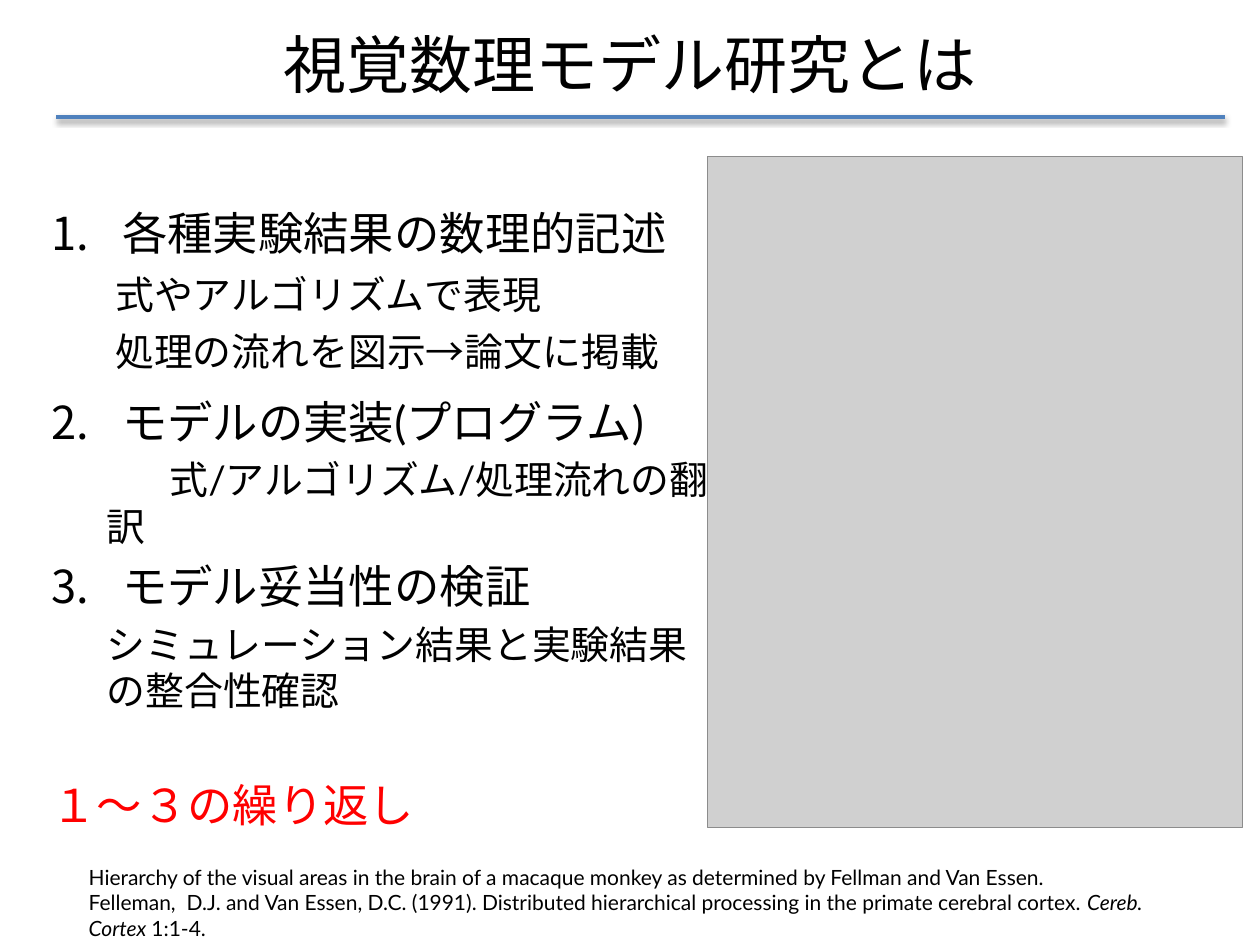
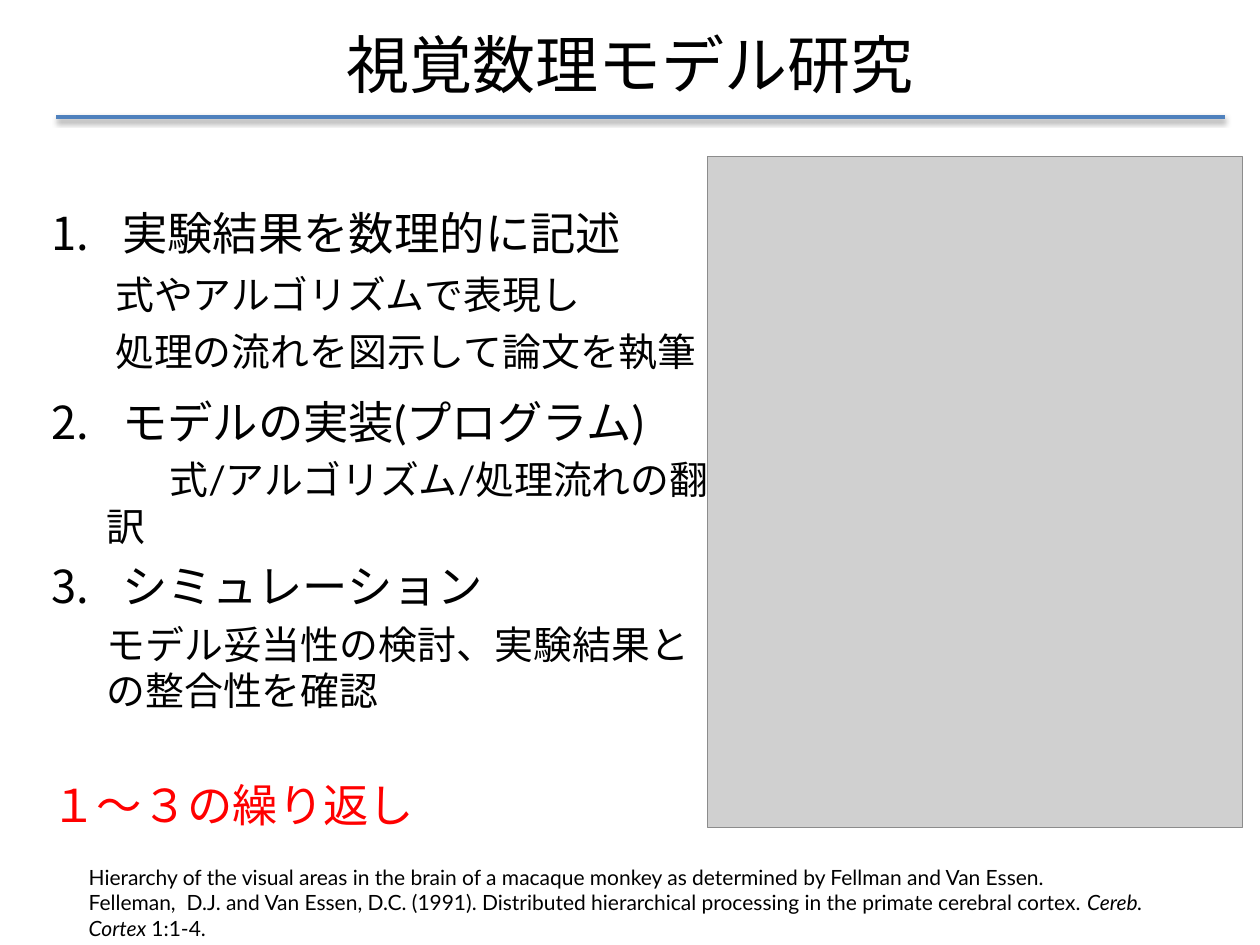
Before and after one commit to f-akazawa/akaz_uecdevelop, a slide deck: slide 4 of doc/中間発表資料.pptx. Drawn at 1260x945 pixels with LibreOffice and Linux fonts; fonts in the diff are those of the drawing; grey boxes stand for pictures. Boxes give left, top, right and bottom in pixels: in the first picture for what was removed or moved away, otherwise in the second. Text is boxed around its words. In the diff, an @@ line names an element or a change of style, - is before the commit and + after.

```diff
--- a/doc/中間発表資料.pptx
+++ b/doc/中間発表資料.pptx
@@ title at [346, 34, 913, 93]: text changed @@
-視覚数理モデル研究とは
+視覚数理モデル研究
@@ text at [115, 212, 696, 369]: text changed @@
-1. 各種実験結果の数理的記述
-  式やアルゴリズムで表現
-  処理の流れを図示→論文に掲載
+1. 実験結果を数理的に記述
+  式やアルゴリズムで表現し
+  処理の流れを図示して論文を執筆
@@ text at [107, 568, 690, 708]: text changed @@
-3. モデル妥当性の検証
-  シミュレーション結果と実験結果の整合性確認
+3. シミュレーション
+  モデル妥当性の検討、実験結果との整合性を確認
```
Also in this commit, not shown: 10 other slides changed, 3 slides added, 1 slide removed.
